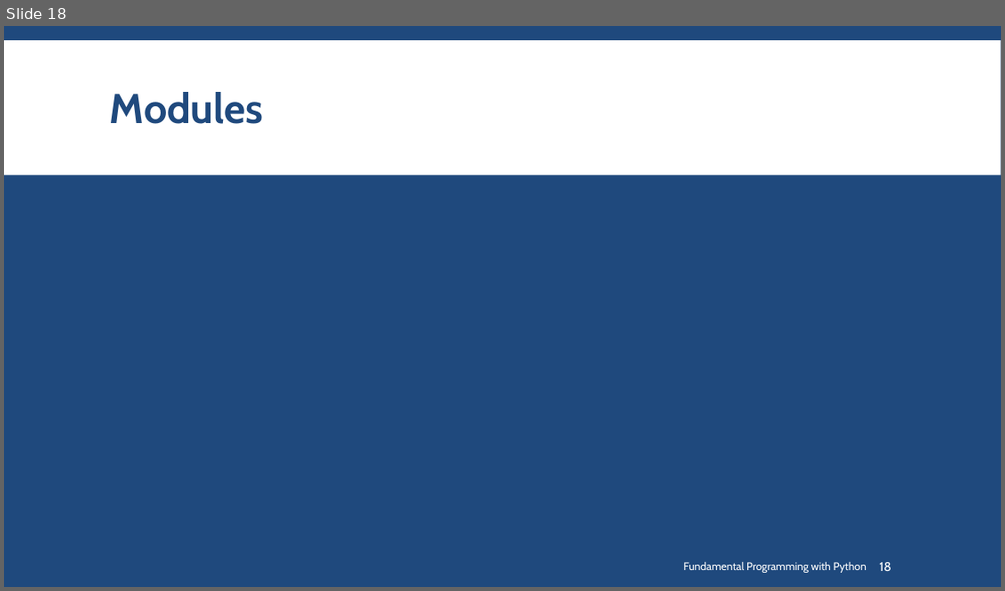
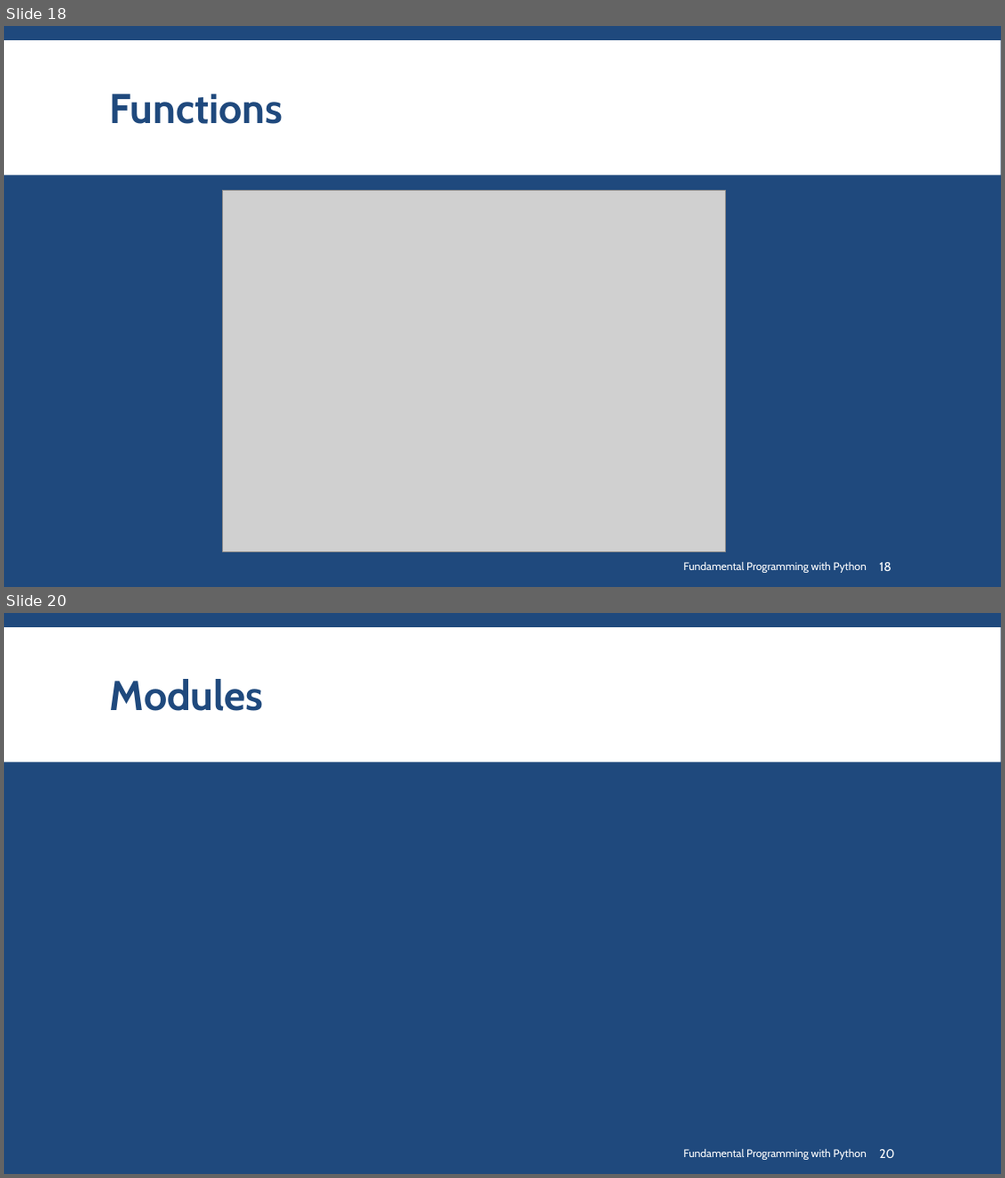
Before and after one commit to SharifPythonSpace/Course1401, a slide deck: Slide/07-What is Function.pptx. Shown one above the other, each under a label of ours: slide 18 before the commit, slides 18 and 20 after it; the slides between them are not shown. The pictures are 1005x591 and 1005x1178 pixels, drawn with LibreOffice and Linux fonts; fonts in the diff are those of the drawing; grey boxes stand for pictures; background and template pictures are left out. Boxes give left, top, right and bottom in pixels: in the first picture for what was removed or moved away, otherwise in the second. Text is boxed around its words. In the diff, an @@ line names an element or a change of style, - is before the commit and + after.

```diff
--- a/Slide/07-What is Function.pptx
+++ b/Slide/07-What is Function.pptx
@@ slide 18 added at box(4, 26, 1001, 587), background #1F497D; not listed: 1 template element that a slide beside it also shows @@
@@ title added at box(110, 94, 283, 124), 40 pt, text #1F497D, bold @@
+Functions
@@ picture added at box(222, 191, 725, 551) @@
@@ text added at box(683, 562, 866, 572), 10.5 pt, text #FFFFFF @@
+Fundamental Programming with Python
@@ page number added at box(879, 562, 890, 571), 12 pt, text #FFFFFF @@
+18
@@ what was slide 18 is now slide 20 @@
@@ page number at box(879, 1149, 894, 1158): text changed @@
-18
+20
```
Also in this commit, not shown: 1 slide changed, 2 other slides added, 1 slide removed.
